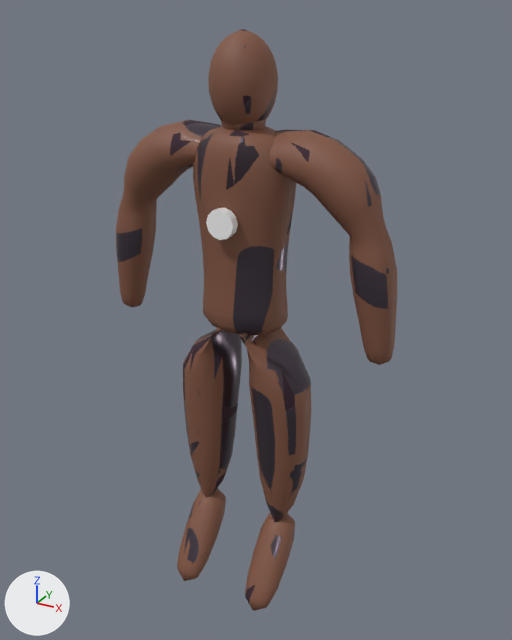
The glTF model Game/assets/characters/nyra.glb: old version first, new version second.
Before and after are seen from a 50 mm camera at (0.945, -1.652, 1.787) aimed at (0.033, 0.007, 0.958). The axes (+X, +Y, +Z) are drawn at lower left. The lights are the same throughout. The picture after the commit comes second. Vertices at exactly the same position are counted once.

Names of what the first picture shows: 'Body', 'Gear'.
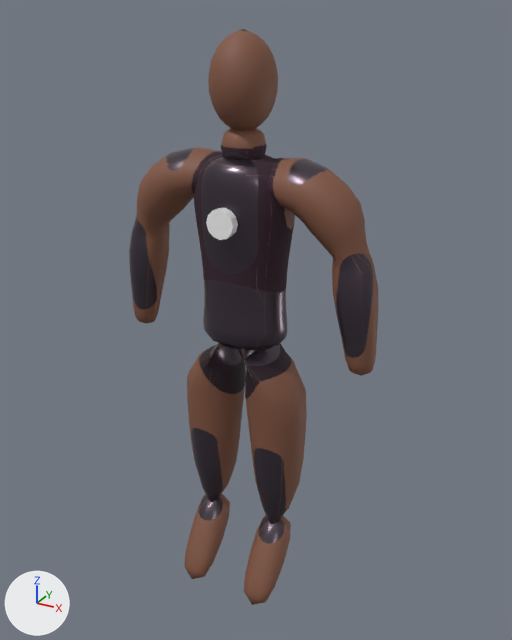
What differs and where, as boxes [x1, y1, x2, y2] in the pictures (512 x 640 px; the box of a moved part takes in the faces that stretch with it):
'Body', reshaped (11% narrower): before [116, 29, 397, 611]; after [129, 29, 379, 605]
part 1 of me_torso, moved or reshaped: before [193, 126, 296, 335]; after [194, 154, 295, 350]
part 2 of me_torso, moved or reshaped: before [221, 119, 266, 131]; after [221, 128, 267, 160]
part 3 of me_torso, moved or reshaped: before [270, 130, 397, 365]; after [268, 158, 379, 376]
part 4 of me_torso, moved or reshaped: before [116, 120, 221, 307]; after [129, 147, 222, 323]
part 5 of me_torso, moved or reshaped: before [239, 328, 311, 522]; after [238, 344, 307, 524]
part 6 of me_torso, moved or reshaped: before [245, 513, 295, 611]; after [244, 515, 291, 605]
part 7 of me_torso, moved or reshaped: before [183, 327, 242, 497]; after [187, 343, 246, 502]
part 8 of me_torso, moved or reshaped: before [177, 488, 226, 581]; after [184, 494, 230, 579]
part 9 of me_torso, surface changed: before [116, 44, 397, 611]; after [129, 44, 379, 605]

The edits, one by one:
me_torso is used by ob_body; location (0.0, 0.0, 0.0).
me_torso had 2249 vertices, 4432 faces and spanned x -0.45..0.45, y -0.19..0.1, z 0.05..1.74.
me_torso now has 2249 vertices, 4432 faces and spans x -0.4..0.4, y -0.17..0.1, z 0.05..1.74.
me_torso part 1: the loose piece of 422 vertices spanning x -0.15..0.15, y -0.1..0.1, z 0.93..1.51 is scaled about the mesh origin by (1, 1, 0.95).
me_torso part 2: the loose piece of 62 vertices spanning x -0.06..0.06, y -0.06..0.06, z 1.47..1.59 is moved by (0.0, 0.0, -0.08).
me_torso part 3: the loose piece of 302 vertices spanning x -0.01..0.45, y -0.08..0.08, z 0.91..1.51 is scaled about the mesh origin by (0.889, 1, 0.95).
me_torso part 4: the loose piece of 302 vertices spanning x -0.45..0.01, y -0.08..0.08, z 0.91..1.51 is scaled about the mesh origin by (0.889, 1, 0.95).
me_torso part 5: the loose piece of 222 vertices spanning x -0.02..0.21, y -0.1..0.1, z 0.22..0.99 is scaled about its middle by (0.955, 0.994, 0.95), then moved by (-0.01, 0.0, -0.03).
me_torso part 6: the loose piece of 102 vertices spanning x 0.07..0.19, y -0.19..0.04, z 0.05..0.31 is scaled about its middle by (1, 0.896, 0.951), then moved by (-0.02, 0.01, -0.01).
me_torso part 7: the loose piece of 222 vertices spanning x -0.21..0.02, y -0.1..0.1, z 0.22..0.99 is scaled about its middle by (0.955, 0.994, 0.95), then moved by (0.01, 0.0, -0.03).
me_torso part 8: the loose piece of 102 vertices spanning x -0.19..-0.07, y -0.19..0.04, z 0.05..0.31 is scaled about its middle by (1, 0.896, 0.951), then moved by (0.02, 0.01, -0.01).
me_torso part 9: 4245 kept faces spanning x -0.4..0.4, y -0.17..0.1, z 0.05..1.74 get new texture (UV) coordinates.
